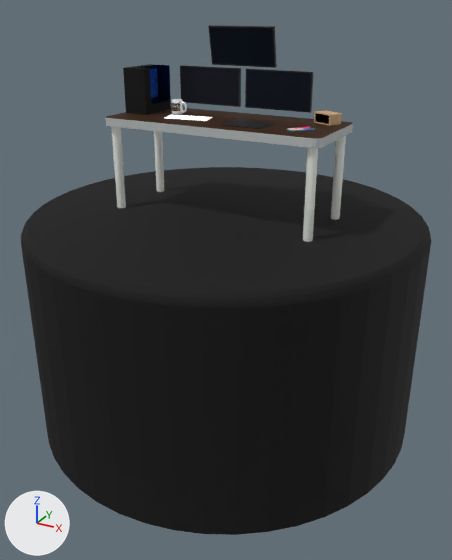
An edit to the Blender file 3dmodels/scene.blend, drawn before and after from the same camera.
One viewpoint serves both versions: a 50 mm lens placed at (13.0, -23.7, 8.6), pointed at (0.4, -0.7, -2.9). The axes (+X, +Y, +Z) are drawn at lower left. The lights are the same throughout.

Names of what the first picture shows: 'ALARM', 'Computer', 'Cylinder', 'ECRAN1 - GAUCHE', 'ECRAN2 - DROITE', 'ECRAN3 - TOP', 'TASSE', 'clavier', 'iphone', 'pied1', 'pied2', 'pied3', 'pied4', 'plateau', 'tapis'.
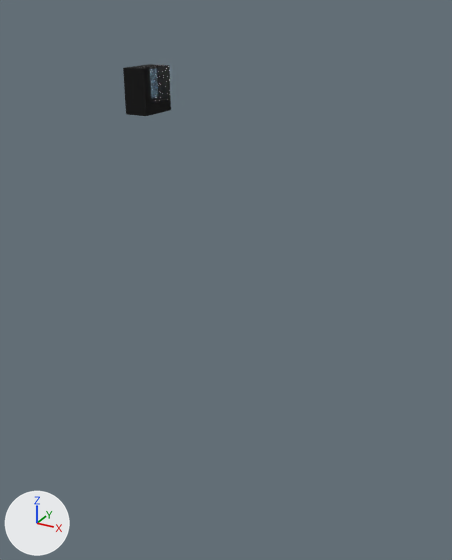
Commit message: adds computer transparent glass

Boxes (x1, y1, x2, y2) around the edits, measured in the pictures (452 x 560 px):
'Cylinder', hidden: before (21, 167, 431, 535)
'plateau', hidden: before (105, 107, 353, 148)
'ECRAN2 - DROITE', hidden: before (245, 69, 314, 113)
'ECRAN3 - TOP', hidden: before (208, 25, 277, 68)
'ECRAN1 - GAUCHE', hidden: before (180, 65, 241, 107)
'pied2', hidden: before (303, 148, 318, 242)
'pied3', hidden: before (331, 136, 346, 220)
'pied4', hidden: before (111, 126, 126, 208)
'pied1', hidden: before (154, 131, 165, 192)
'ALARM', hidden: before (314, 110, 342, 126)
'tapis', hidden: before (221, 119, 275, 129)
'TASSE', hidden: before (171, 99, 187, 114)
'clavier', hidden: before (165, 115, 213, 121)
'iphone', hidden: before (287, 127, 315, 132)
part 1 of me_cube_006, recoloured: (139, 65, 171, 104) in both

Edits to the bpy script that builds the scene:
```text
Add mat_verre_v2:
    mat_verre_v2 = principled_material('VERRE V2')
    mat_verre_v2.base_color = (0.0375, 0.0449, 0.0668)  # dark blue #363c49
    mat_verre_v2.roughness = 0.0
    mat_verre_v2.ior = 1.45
    mat_verre_v2.alpha = 0.118
    mat_verre_v2.transmission_weight = 1.0
Change me_cube_006:
    where me_cube_006.from_pydata(...)  # 23 vertices, 19 faces; spans x -1.0..0.11, y -1.0..1.0, z -1.0..1.0
    used by ob_computer; location = (-3.87, 0.5, 5.11)
    me_cube_006 part 1: 2 faces spanning x -0.57..0.11, y -0.55..1.0, z -0.53..1.0 switch from mat_verre to mat_verre_v2 (dark blue #363c49)
Change ob_iphone:
    add ob_iphone.hide_set(True)  # its collection is switched off
Change ob_alarm:
    add ob_alarm.hide_set(True)  # its collection is switched off
Change ob_cylinder:
    add ob_cylinder.hide_set(True)  # its collection is switched off
Change ob_plateau:
    add ob_plateau.hide_set(True)  # its collection is switched off
Change ob_pied4:
    add ob_pied4.hide_set(True)  # its collection is switched off
Change ob_pied1:
    add ob_pied1.hide_set(True)  # its collection is switched off
Change ob_pied3:
    add ob_pied3.hide_set(True)  # its collection is switched off
Change ob_pied2:
    add ob_pied2.hide_set(True)  # its collection is switched off
Change ob_ecran1___gauche:
    add ob_ecran1___gauche.hide_set(True)  # its collection is switched off
Change ob_ecran2___droite:
    add ob_ecran2___droite.hide_set(True)  # its collection is switched off
Change ob_ecran3___top:
    add ob_ecran3___top.hide_set(True)  # its collection is switched off
Change ob_clavier:
    add ob_clavier.hide_set(True)  # its collection is switched off
Change ob_tapis:
    add ob_tapis.hide_set(True)  # its collection is switched off
Change ob_tasse:
    add ob_tasse.hide_set(True)  # its collection is switched off
```
